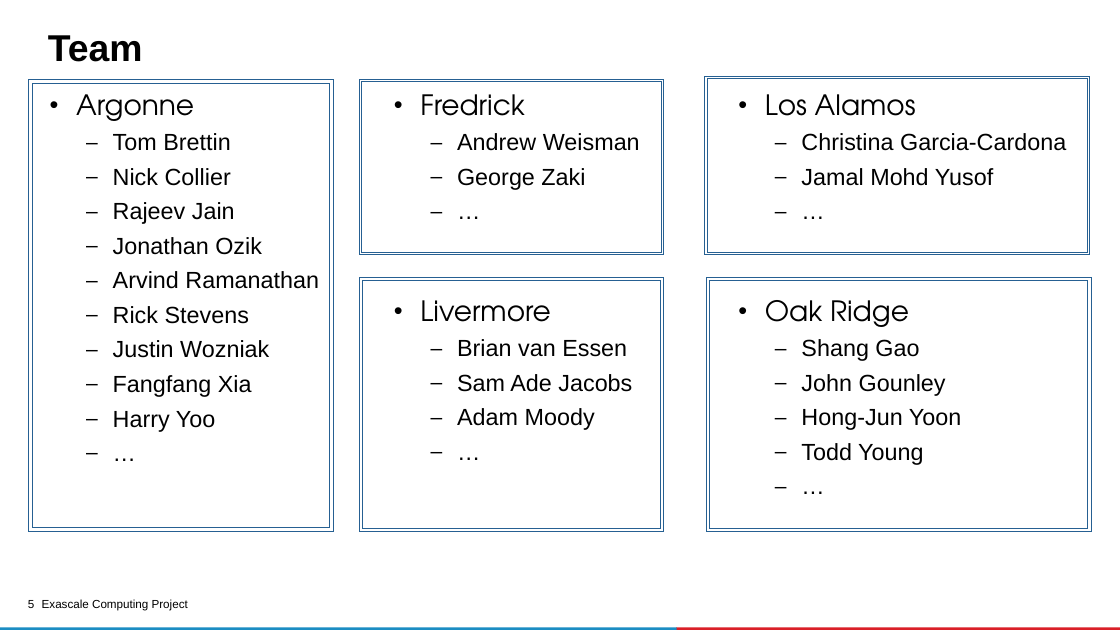
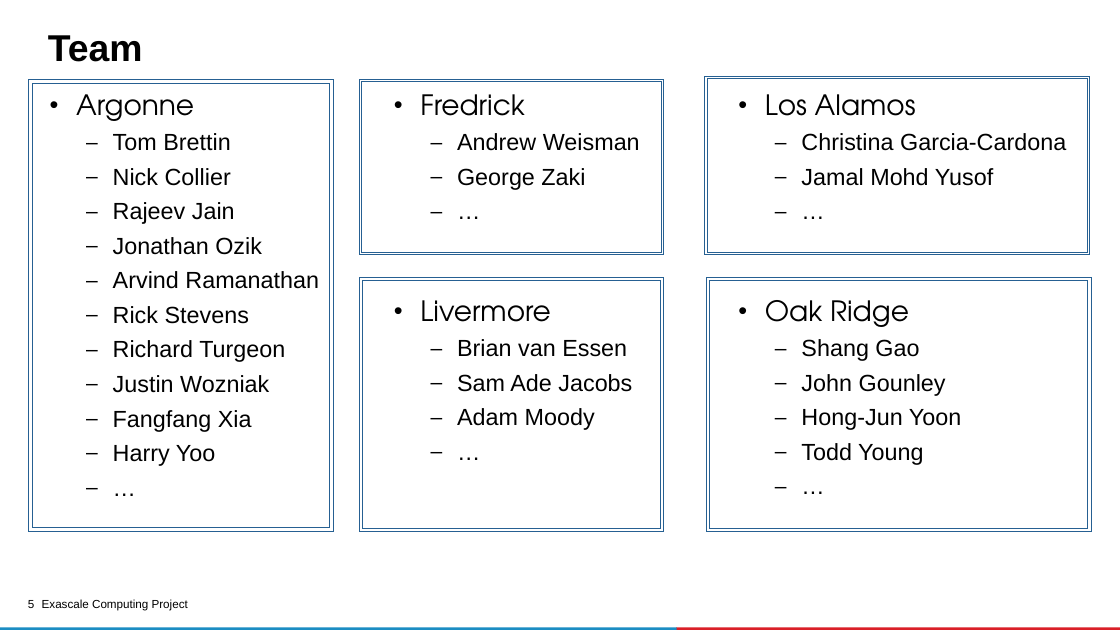
Before and after one commit to ECP-CANDLE/Tutorials, a slide deck: slide 5 of 2020/ECP/slides/01-Overview.pptx. Drawn at 1120x630 pixels with LibreOffice and Linux fonts; fonts in the diff are those of the drawing; background and template pictures are left out. Boxes give left, top, right and bottom in pixels: in the first picture for what was removed or moved away, otherwise in the second. Text is boxed around its words. In the diff, an @@ line names an element or a change of style, - is before the commit and + after.

Commit message:
Add Richard to team

```diff
--- a/2020/ECP/slides/01-Overview.pptx
+++ b/2020/ECP/slides/01-Overview.pptx
@@ text at bbox=[113, 340, 285, 362]: paragraph added @@
+  – Richard Turgeon
```
